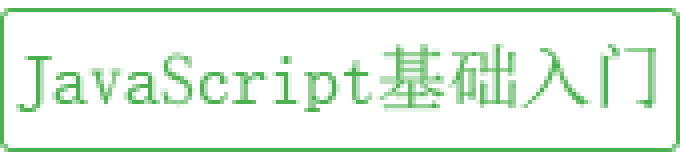
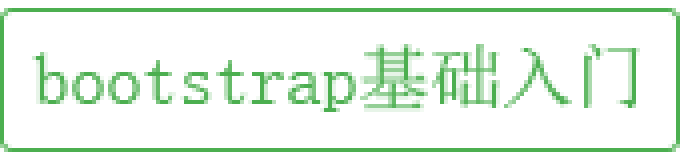
Layered file, before and after one edit (680x160). Changes by layer:
renamed "JavaScript基础入门" to "bootstrap基础入门", painted on it over [16, 44, 656, 112]
